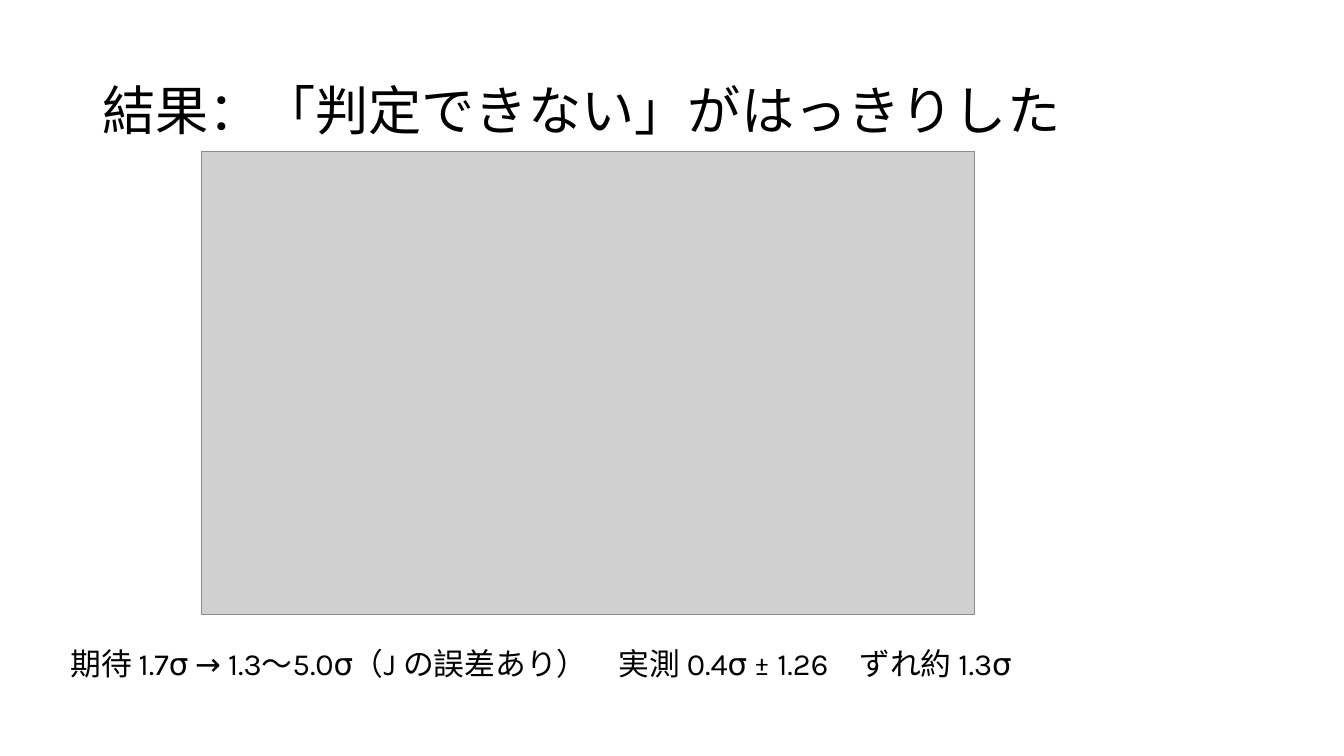
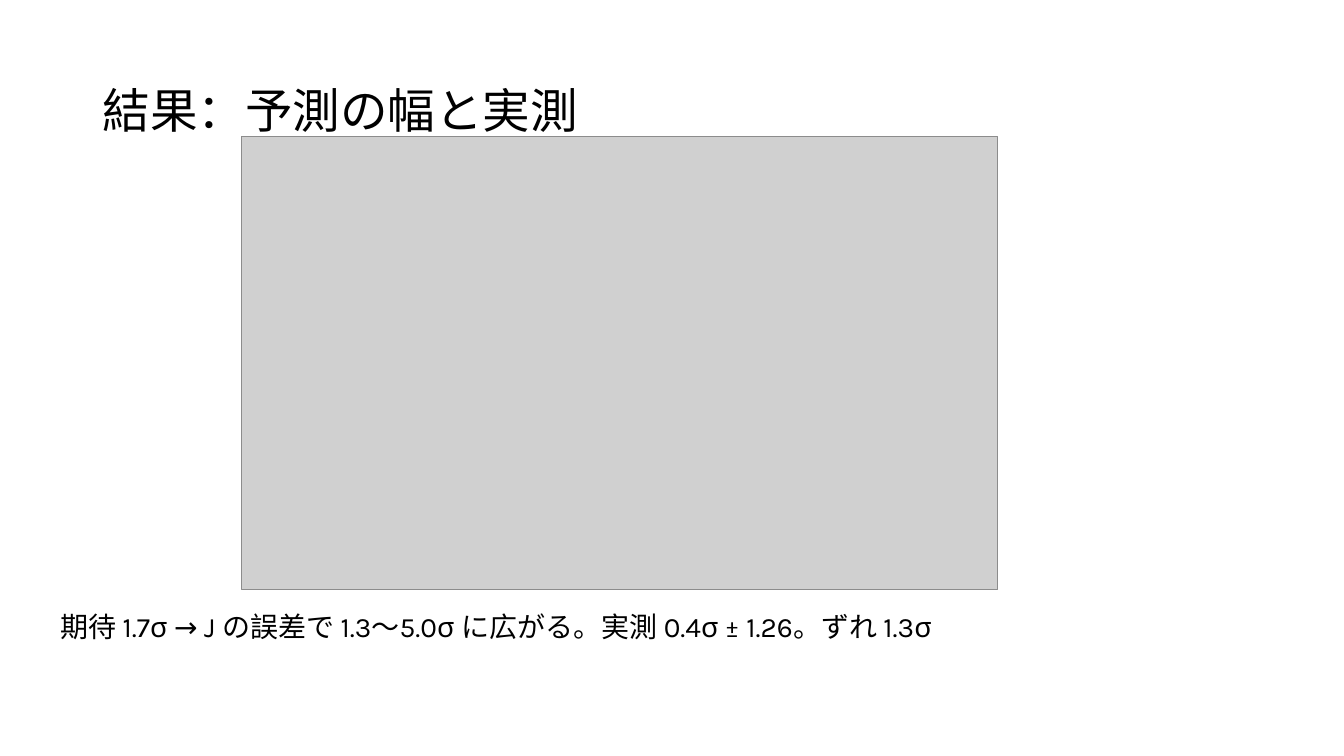
Before and after one commit to Mikann20041029/darkmatter-slides, a slide deck: slide 30 of slides/2026-10-02_研究進捗報告.pptx (slide 16 before the commit). Drawn at 1344x756 pixels with LibreOffice and Linux fonts; fonts in the diff are those of the drawing; grey boxes stand for pictures. Boxes give left, top, right and bottom in pixels: in the first picture for what was removed or moved away, otherwise in the second. Text is boxed around its words. In the diff, an @@ line names an element or a change of style, - is before the commit and + after.

```diff
--- a/slides/2026-10-02_研究進捗報告.pptx
+++ b/slides/2026-10-02_研究進捗報告.pptx
@@ title at (102, 88, 577, 141): text changed; size 38 to 34 pt @@
-結果：「判定できない」がはっきりした
+結果：予測の幅と実測
@@ picture: place and size @@
-picture at (202, 151, 975, 615)
+picture at (242, 136, 998, 590)
@@ text at (60, 613, 931, 640): text changed; size 22 to 20 pt @@
-期待 1.7σ → 1.3〜5.0σ（J の誤差あり） 実測 0.4σ ± 1.26 ずれ約 1.3σ
+期待 1.7σ → J の誤差で 1.3〜5.0σ に広がる。実測 0.4σ ± 1.26。ずれ 1.3σ
```
Also in this commit, not shown: 10 other slides changed, 24 slides added, 7 slides removed, 4 other files.
